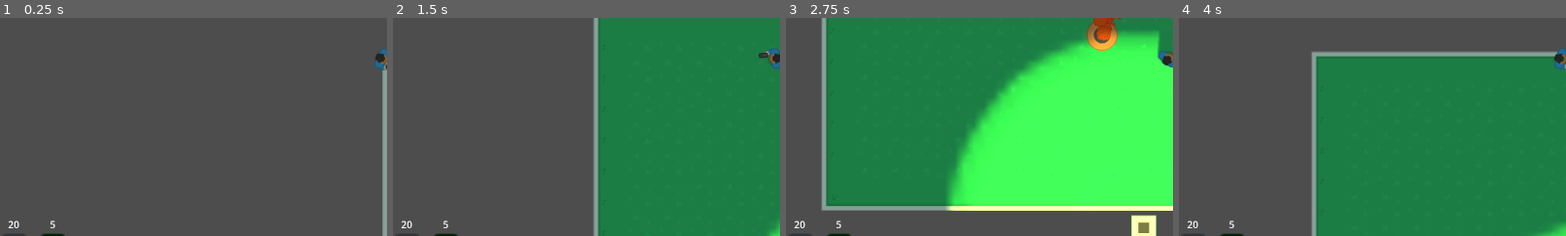
Above: before the commit, frames 1-4 (left to right).
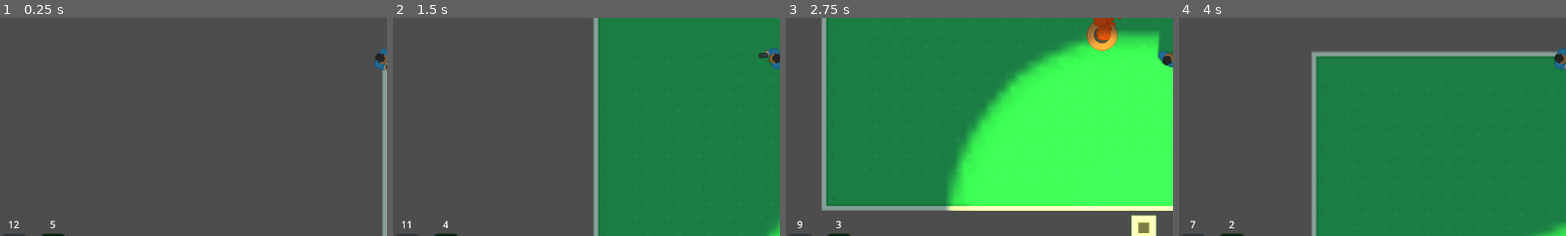
Above: after the commit, the same moments.

Repository: Suriya-K/godot_ultimate_2d_learning
Game: Godot game, scene res://scenes/levels/outside.tscn
Same seed, same stepped clock (60 frames per second), same inputs: the game is played once before the commit and once after it.
Inputs (mouse positions are % of the whole screen's width and height, from its top left):
- Up to frame 1 (0.25 s): no input
- Up to frame 2 (1.5 s): tap Enter at 0.5 s; move the mouse to (72, 45) at 0.52 s; press the mouse at (72, 45) at 0.53 s; hold D (right) 0.53-1.28 s; right-click (72, 45) at 0.8 s; move the mouse to (30, 55) at 1.27 s; release the mouse at (30, 55) at 1.28 s; hold S (down) from 1.28 s (still down); right-click (30, 55) at 1.35 s
- Up to frame 3 (2.75 s): click (30, 55) at 1.55 s; move the mouse to (60, 28) at 2.02 s; release S (down) at 2.03 s; press the mouse at (60, 28) at 2.03 s; hold D (right) from 2.03 s (still down); right-click (60, 28) at 2.3 s
- Up to frame 4 (4 s): move the mouse to (45, 70) at 2.77 s; release D (right) at 2.78 s; release the mouse at (45, 70) at 2.78 s; hold W (up) 2.78-3.53 s; right-click (45, 70) at 2.85 s; click (45, 70) at 3.05 s; move the mouse to (80, 65) at 3.52 s; press the mouse at (80, 65) at 3.53 s; hold A (left) from 3.53 s (still down); right-click (80, 65) at 3.8 s
The pictures show only the part of the screen within x 1-51%, y 41-91%; the shares and areas given below are measured in that part.

The runs differ from the first frame. In frame 1, less than 0.1% of the frame differs, in the area x 2-6%, y 92-97%; in frame 2, 0.1%, in the area x 2-15%, y 92-97%; in frame 3, less than 0.1%; in frame 4, less than 0.1%.

Commit message:
learn autoload

Diff:
--- /dev/null
+++ b/globals/globals.gd
@@ -0,0 +1,4 @@
+extends Node
+
+var bullets: int = 12
+var grenade: int = 5
--- a/project.godot
+++ b/project.godot
@@ -15,6 +15,10 @@
 run/main_scene="res://scenes/levels/outside.tscn"
 config/features=PackedStringArray("4.1", "GL Compatibility")
 config/icon="res://icon.svg"
+
+[autoload]
+
+Globals="*res://globals/globals.gd"
 
 [display]
 
--- a/scenes/ui.tscn
+++ b/scenes/ui.tscn
@@ -1,8 +1,10 @@
-[gd_scene load_steps=2 format=3 uid="uid://u0h7rga3vr7c"]
+[gd_scene load_steps=3 format=3 uid="uid://u0h7rga3vr7c"]
 
+[ext_resource type="Script" path="res://scrpits/ui.gd" id="1_7kj3e"]
 [ext_resource type="Texture2D" uid="uid://b3gwj66gjxdyv" path="res://graphics/weapon_gun.png" id="1_861h1"]
 
 [node name="UI" type="CanvasLayer"]
+script = ExtResource("1_7kj3e")
 
 [node name="bullet_counter" type="Control" parent="."]
 layout_mode = 3
--- a/scrpits/levels/level.gd
+++ b/scrpits/levels/level.gd
@@ -26,6 +26,7 @@
 	bullet.direction = direction
 	bullet.position = marker_position
 	$projectiles.add_child(bullet)
+	$UI.update_bullet_counter()
 
 
 func _on_player_grenade(marker_position: Vector2, direction: Vector2):
@@ -34,4 +35,4 @@
 	grenade.rotation = direction.angle()
 	grenade.linear_velocity = direction * 1000
 	$projectiles.add_child(grenade)
-	pass
+	$UI.update_grenade_counter()
--- a/scrpits/players/player.gd
+++ b/scrpits/players/player.gd
@@ -30,14 +30,16 @@
 	self.look_at(self.get_global_mouse_position())
 
 	var player_direction: Vector2 = (self.get_global_mouse_position() - self.position).normalized()
-	if Input.is_action_pressed("primary_action") and gun_can_shoot:
+	if Input.is_action_pressed("primary_action") and gun_can_shoot and Globals.bullets > 0:
+		Globals.bullets -= 1
 		var seleted_bullet: Node = bullet_markers[randi() % bullet_markers.size()]
 		laser.emit(seleted_bullet.global_position, player_direction)
 		gun_can_shoot = false
 		gpu_particles_2d.emitting = true
 		gun_timer.start()
 
-	if Input.is_action_pressed("secondary_action") and grenade_can_shoot:
+	if Input.is_action_pressed("secondary_action") and grenade_can_shoot and Globals.grenade > 0:
+		Globals.grenade -= 1
 		var seleted_bullet: Node = bullet_markers[randi() % bullet_markers.size()]
 		grenade.emit(seleted_bullet.global_position, player_direction)
 		grenade_can_shoot = false
--- /dev/null
+++ b/scrpits/ui.gd
@@ -0,0 +1,14 @@
+extends CanvasLayer
+
+@onready var bullet_label: Label = $bullet_counter/VBoxContainer/Label
+@onready var grenade_label: Label = $grenade_counter/VBoxContainer/Label
+
+func _ready():
+	update_bullet_counter()
+	update_grenade_counter()
+
+func update_bullet_counter():
+	bullet_label.text = str(Globals.bullets)
+
+func update_grenade_counter():
+	grenade_label.text = str(Globals.grenade)
